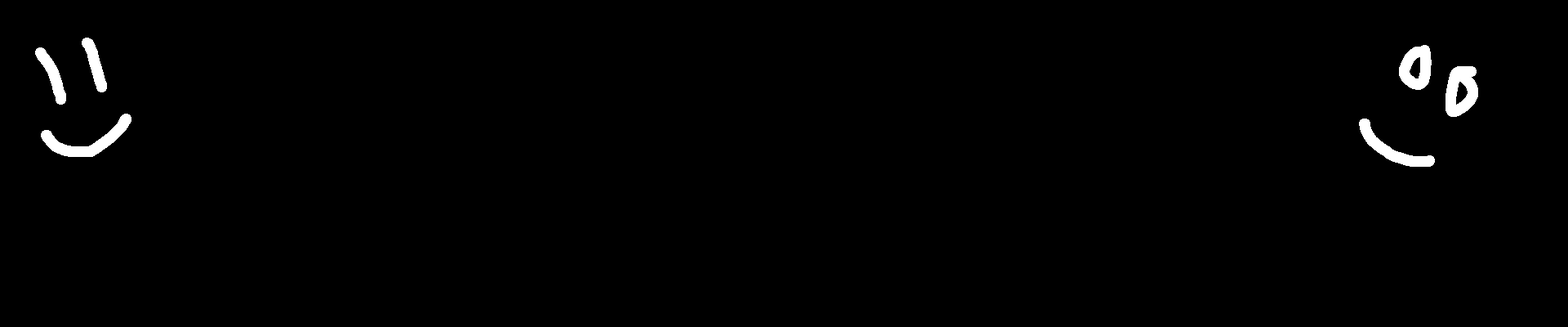
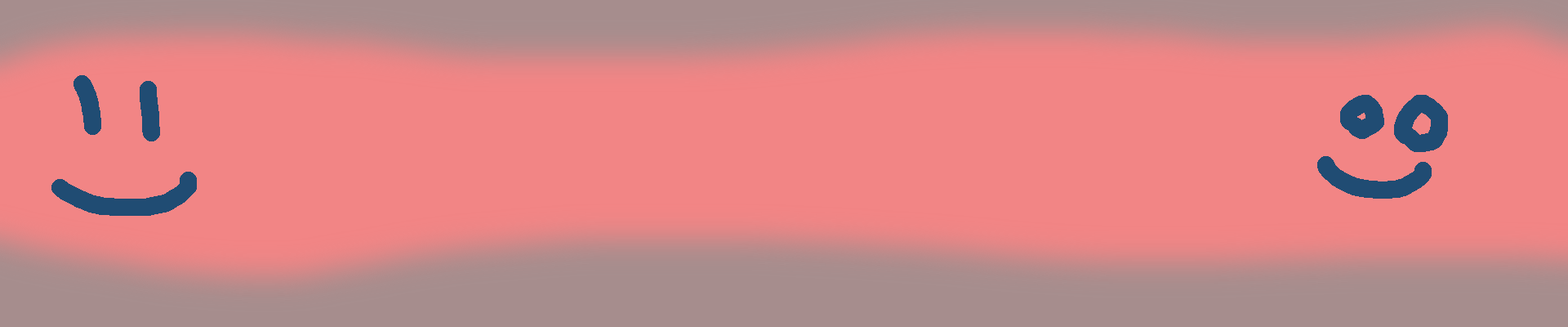
Before/after of a 1568x327 layered artwork. What changed in the layer stack:
added layer "Calque 4" above "Calque 3" over [0,0,1568,327]
added layer "Calque 3" above "Calque 2" over [0,0,1568,327]
